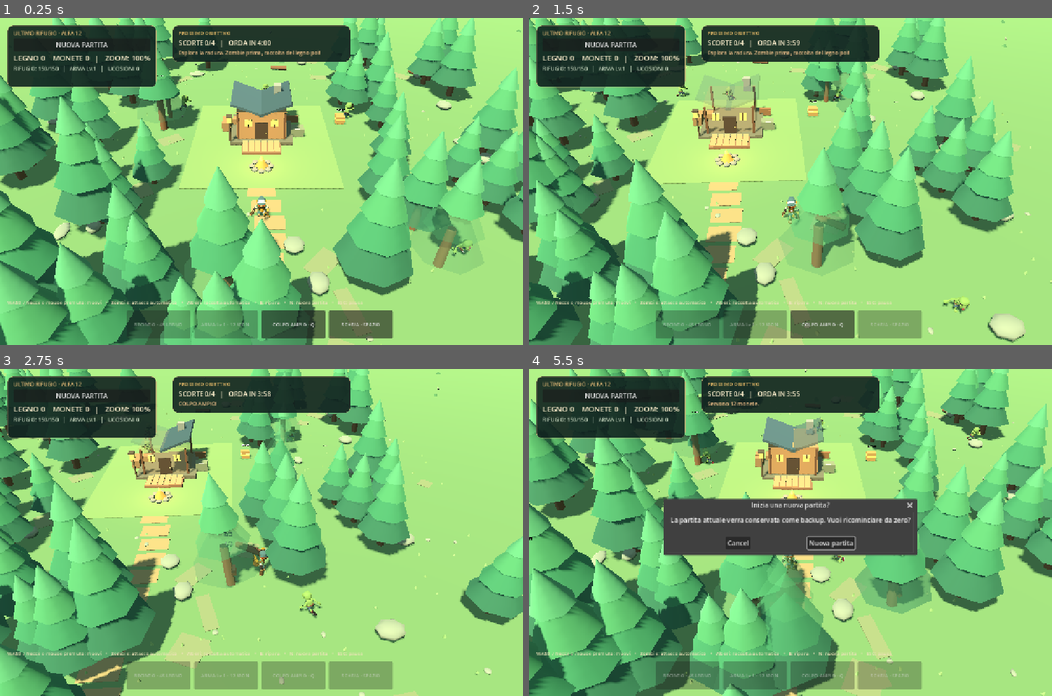
Above: before the commit, frames 1-4 (two rows, left to right).
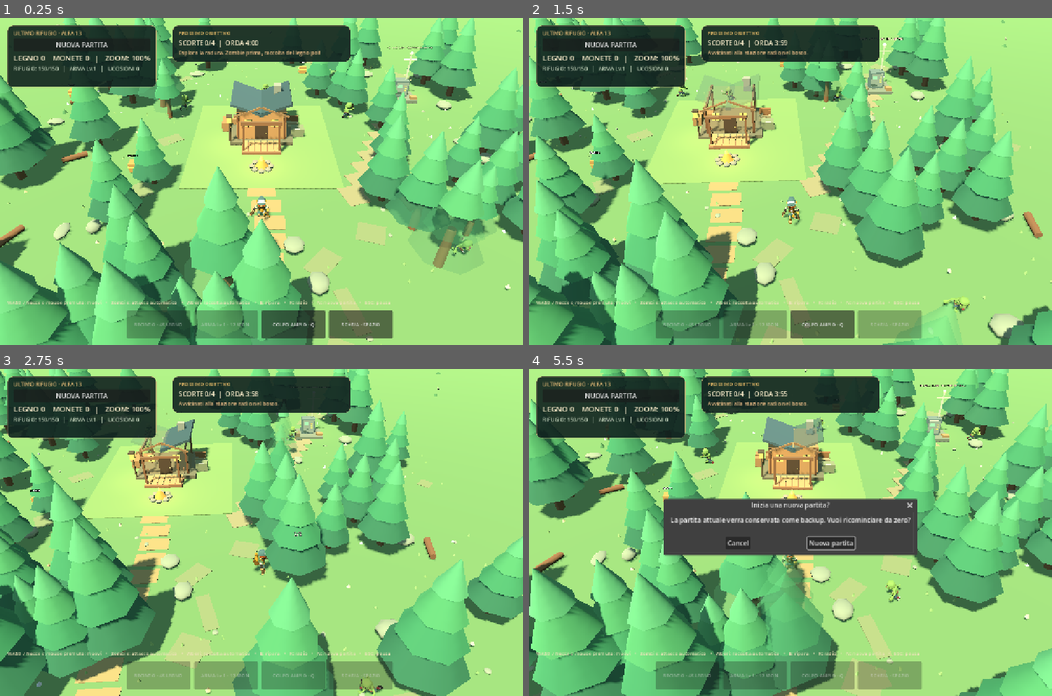
Above: after the commit, the same moments.

Repository: p2vvvjz8rh-commits/ultimo-rifugio
Game: Godot game, scene res://scenes/World.tscn
Same seed, same stepped clock (60 frames per second), same inputs: the game is played once before the commit and once after it.
Inputs (mouse positions are in pixels of both pictures, inside the frame that each line leads up to):
- Up to frame 1 (0.25 s): no input
- Up to frame 2 (1.5 s): tap Enter at 0.5 s; move the mouse to (905, 165) at 0.52 s; hold D 0.53-1.28 s; tap R at 0.6, 1.35 s; click (905, 165) at 0.67 s; tap Space at 0.77 s; move the mouse to (685, 197) at 1.27 s; hold S from 1.28 s (still down); click (685, 197) at 1.42 s
- Up to frame 3 (2.75 s): tap Space at 1.52 s; move the mouse to (313, 460) at 2.02 s; release S at 2.03 s; hold D from 2.03 s (still down); tap Q at 2.1 s; click (313, 460) at 2.17 s; tap R at 2.3 s
- Up to frame 4 (5.5 s): move the mouse to (764, 597) at 2.77 s; release D at 2.78 s; hold W 2.78-3.53 s; tap B at 2.85 s; click (764, 597) at 2.92 s; tap Space at 3.02, 3.77, 4.52 s; tap R every 0.75 s from 3.05 to 5.3 s; move the mouse to (947, 581) at 3.52 s; hold A 3.53-5.03 s; tap E at 3.6 s; click (947, 581) at 3.67 s; move the mouse to (633, 483) at 4.27 s; tap U at 4.35 s; click (633, 483) at 4.42 s; move the mouse to (816, 532) at 5.02 s; hold S from 5.03 s (still down); tap N at 5.1 s; click (816, 532) at 5.17 s

The runs differ from the first frame. In frame 1, 18% of the frame differs, in the area x 0-100%, y 0-100%; in frame 2, 12%; in frame 3, 19%, in the area x 0-91%, y 0-100%; in frame 4, 19%.

Commit message:
Alfa 13: rifiniture del paesaggio e stazione radio con salvataggi

Diff:
--- a/scripts/world.gd
+++ b/scripts/world.gd
@@ -1,5 +1,5 @@
 extends Node3D
-## ALFA 12 - sistema di salute universale delle strutture, danni visivi e strumenti collaudo.
+## ALFA 13 - paesaggio rifinito e missione radio opzionale.
 ## Asset e animazioni Quaternius glTF, senza conversione in sprite.
 
 const FENCE_COST := 45
@@ -85,6 +85,7 @@
 var test_panel: PanelContainer
 var test_panel_visible: bool = false
 var test_stats: Label
+var radio_station
 
 func _ready() -> void:
     rng.seed = 20261114
@@ -94,6 +95,7 @@
     _create_forest()
     _decorate_world()
     _create_hero()
+    _create_radio_station()
     _create_camera()
     _create_hud()
     _load_progress()
@@ -154,6 +156,9 @@
                 if not paused: _test_start_raid()
             KEY_F3:
                 _toggle_test_panel()
+            KEY_R:
+                if not paused and is_instance_valid(radio_station):
+                    radio_station.activate()
 
 func _unhandled_input(event: InputEvent) -> void:
     # I controlli da tastiera sono intercettati in _input anche dopo aver cliccato un pulsante UI.
@@ -297,6 +302,14 @@
         _box(base, "Trave", Vector3(1.74, 1.22, z), Vector3(.16, 2.4, .18), "#684833")
     _box(base, "Tetto_sinistro", Vector3(-1.02, 2.79, 0.0), Vector3(2.55, .17, 4.5), "#425a65", -0.36)
     _box(base, "Tetto_destro", Vector3(1.02, 2.79, 0.0), Vector3(2.55, .17, 4.5), "#354c55", 0.36)
+    # Bordature del tetto, travi del portico e dettagli della facciata.
+    for side in [-1.0,1.0]:
+        _box(base,"Fascia_sottotetto",Vector3(side*1.69,2.31,0.0),Vector3(.13,.18,4.72),"#6b5542")
+        _box(base,"Trave_frontone",Vector3(side*1.02,2.67,2.28),Vector3(2.10,.12,.14),"#816347",side*-.36)
+        _box(base,"Colonna_portico",Vector3(side*1.28,1.26,3.51),Vector3(.15,2.40,.16),"#71523b")
+    _box(base,"Architrave_portico",Vector3(0,2.43,3.52),Vector3(2.88,.18,.19),"#785840")
+    for n in range(4):
+        _box(base,"Listello_facciata_%d" % n,Vector3(-1.42+float(n)*.95,.44,1.93),Vector3(.045,.68,.075),"#785a44")
     _box(base, "Porta", Vector3(0, .85, 1.90), Vector3(.98, 1.62, .14), "#45372b")
     _cone(base, "Maniglia", Vector3(.35, .84, 2.02), .055, .065, "#e4b46e", .055)
     for dx in [-1.0, 1.0]:
@@ -329,6 +342,15 @@
     _cone(base,"Lanterna_palo",Vector3(-2.35,1.10,2.25),.07,2.0,"#574b39",.07)
     _box(base,"Lanterna",Vector3(-2.35,2.06,2.25),Vector3(.36,.46,.36),"#f4c76f")
     _box(base,"Lanterna_cappello",Vector3(-2.35,2.34,2.25),Vector3(.45,.12,.45),"#504638")
+    var porch_light := OmniLight3D.new()
+    porch_light.name = "Luce_lanterna_portico"
+    porch_light.position = Vector3(-2.35,2.04,2.25)
+    porch_light.light_color = Color("#f9c87f")
+    porch_light.omni_range = 4.0
+    porch_light.light_energy = .36
+    base.add_child(porch_light)
+    for i in range(3):
+        _box(base,"Sacchi_scorte_%d" % i,Vector3(2.35+float(i%2)*.38,.22,-.55+float(i/2)*.52),Vector3(.52,.42,.35),"#938669")
     _register_occluders(base)
     for item in base.get_children():
         if item is MeshInstance3D and String(item.name) != "Fondamenta":
@@ -354,6 +376,13 @@
             continue
         var patch := _box(self,"Terra_smotata",Vector3(x,-.005,z),Vector3(rng.randf_range(.9,2.5),.024,rng.randf_range(.7,1.8)),"#788360")
         patch.rotation.y = rng.randf_range(0,TAU)
+    # Piccoli fiori e funghi segnalano gli angoli meno frequentati del bosco.
+    for i in range(58):
+        var p: Vector2 = Vector2(rng.randf_range(-21.0,21.0),rng.randf_range(-21.0,21.0))
+        if (absf(p.x) < 6.0 and p.y > -8.5 and p.y < 5.0) or p.distance_to(Vector2(13.0,-10.0)) < 2.6:
+            continue
+        var flower := _cone(self,"Fiore_di_bosco",Vector3(p.x,.20,p.y),.11,.20,"#e1b78e" if i%3 == 0 else ("#c5c2dc" if i%3 == 1 else "#e7d2a2"))
+        flower.rotation.z = rng.randf_range(-.22,.22)
     for i in range(8):
         var x: float = rng.randf_range(-18.0,18.0)
         var z: float = rng.randf_range(-18.0,18.0)
@@ -372,6 +401,8 @@
         var pos := Vector2(rng.randf_range(-20.0, 20.0), rng.randf_range(-20.0, 20.0))
         if absf(pos.x) < 6.6 and pos.y > -9.0 and pos.y < 7.8:
             continue
+        if pos.distance_to(Vector2(13.0,-10.0)) < 4.6:
+            continue
         if pos.length() < 10.5 and rng.randf() < .75:
             continue
         _create_tree(pos.x, pos.y, rng.randf_range(.85, 1.5), true)
@@ -379,6 +410,8 @@
         var x := rng.randf_range(-20,20)
         var z := rng.randf_range(-20,20)
         if absf(x) < 7 and absf(z + 2.0) < 9:
+            continue
+        if Vector2(x,z).distance_to(Vector2(13.0,-10.0)) < 3.5:
             continue
         _rock(self,"Roccia",Vector3(x,.21,z), Vector3(rng.randf_range(.55,1.6),rng.randf_range(.35,.8),rng.randf_range(.7,1.4)),"#858e7d")
 
@@ -407,6 +440,18 @@
     add_child(hero)
     hero.global_position = Vector3(0, 0.10, 7.0)
     hero.configure(self)
+
+func _create_radio_station() -> void:
+    radio_station = preload("res://scripts/radio_event.gd").new()
+    add_child(radio_station)
+    radio_station.configure(self)
+    # Un sentiero di terra collega visivamente la radura alla nuova scoperta.
+    for i in range(11):
+        var k: float = float(i)/10.0
+        var x: float = lerpf(5.8,13.0,k)
+        var z: float = lerpf(4.9,-10.0,k)
+        var step_mesh := _box(self,"Sentiero_verso_radio",Vector3(x,-.003,z),Vector3(1.45,.027,1.85),"#8b8466")
+        step_mesh.rotation.y = .3
 
 func _create_camera() -> void:
     camera = Camera3D.new()
@@ -1222,7 +1267,7 @@
     root.add_child(left)
     var left_vbox := VBoxContainer.new()
     left.add_child(left_vbox)
-    _label(left_vbox,"ULTIMO RIFUGIO · ALFA 12",13,Color("#e6bb77"))
+    _label(left_vbox,"ULTIMO RIFUGIO · ALFA 13",13,Color("#e6bb77"))
     var start_over := Button.new()
     start_over.text = "NUOVA PARTITA"
     start_over.custom_minimum_size = Vector2(150,28)
@@ -1278,7 +1323,7 @@
     dodge_button = _button(bottom,"SCHIVA · SPAZIO")
     dodge_button.pressed.connect(func(): hero.dash())
     _create_test_panel(root)
-    var guide := _label(root,"WASD / frecce o mouse premuto: muovi   •   Zombie: attacco automatico   •   Alberi: raccolta automatica   •   E: ripara   •   N: nuova partita   •   ESC: pausa",12,Color("#f0e3bb"))
+    var guide := _label(root,"WASD / frecce o mouse premuto: muovi   •   Zombie: attacco automatico   •   Alberi: raccolta automatica   •   E: ripara   •   R: radio   •   N: nuova partita   •   ESC: pausa",12,Color("#f0e3bb"))
     guide.anchor_top = 1.0
     guide.anchor_bottom = 1.0
     guide.offset_left = 18
@@ -1297,7 +1342,9 @@
     top_hud.text = "LEGNO %d    MONETE %d   |   ZOOM: %d%%" % [wood,coins,roundi(100.0/camera_distance)]
     info_hud.text = "RIFUGIO: %d/150   |   ARMA Lv.%d   |   UCCISIONI %d" % [ceili(base_hp),weapon_level,kills]
     var remain := maxi(0, ceili(next_raid - elapsed))
-    objective_hud.text = "SCORTE %d/%d   |   ORDA IN %d:%02d" % [collected_supplies,supply_goal,int(remain / 60),remain % 60]
+    objective_hud.text = "SCORTE %d/%d  |  ORDA %d:%02d" % [collected_supplies,supply_goal,int(remain / 60),remain % 60]
+    if is_instance_valid(radio_station) and radio_station.active:
+        objective_hud.text = "DIFENDI LA RADIO: %ds  |  ORDA %d:%02d" % [ceili(radio_station.remaining),int(remain / 60),remain % 60]
     if not stockade_built:
         build_button.text = "RECINTO · %d LEGNO" % FENCE_COST
         build_button.disabled = wood < FENCE_COST
@@ -1480,7 +1527,9 @@
     var file := FileAccess.open(path,FileAccess.WRITE)
     if file == null:
         return
-    var data := {"version":8,"collected_supplies":collected_supplies,"supply_goal":supply_goal,"wood":wood,"coins":coins,"kills":kills,"weapon_level":weapon_level,"base_hp":base_hp,"wall_hp":_wall_hp_for_save(),"defense_hp_scale":WALL_HP_MAX,"gate_hp":gate_hp,"bench_hp":bench_hp,"camera_distance":camera_distance,"stockade_built":stockade_built,"gate_broken":gate_broken,"elapsed":elapsed,"next_raid":next_raid,"raid_number":raid_number,"px":hero.global_position.x,"pz":hero.global_position.z,"hp":hero.hp}
+    var radio_finished: int = radio_station.completed if is_instance_valid(radio_station) else 0
+    var radio_ready: float = radio_station.next_ready if is_instance_valid(radio_station) else 0.0
+    var data := {"version":8,"radio_finished":radio_finished,"radio_next_ready":radio_ready,"collected_supplies":collected_supplies,"supply_goal":supply_goal,"wood":wood,"coins":coins,"kills":kills,"weapon_level":weapon_level,"base_hp":base_hp,"wall_hp":_wall_hp_for_save(),"defense_hp_scale":WALL_HP_MAX,"gate_hp":gate_hp,"bench_hp":bench_hp,"camera_distance":camera_distance,"stockade_built":stockade_built,"gate_broken":gate_broken,"elapsed":elapsed,"next_raid":next_raid,"raid_number":raid_number,"px":hero.global_position.x,"pz":hero.global_position.z,"hp":hero.hp}
     file.store_string(JSON.stringify(data,"  "))
     file.close()
 
@@ -1506,6 +1555,9 @@
     elapsed = float(parsed.get("elapsed",0.0))
     next_raid = maxf(elapsed + 180.0,float(parsed.get("next_raid",FIRST_RAID_TIME)))
     raid_number = int(parsed.get("raid_number",0))
+    if is_instance_valid(radio_station):
+        radio_station.completed = int(parsed.get("radio_finished",0))
+        radio_station.next_ready = float(parsed.get("radio_next_ready",0.0))
     hero.hp = float(parsed.get("hp",100.0))
     hero._update_health_bar()
     hero.global_position = Vector3(float(parsed.get("px",0.0)), .13, float(parsed.get("pz",7.0)))
